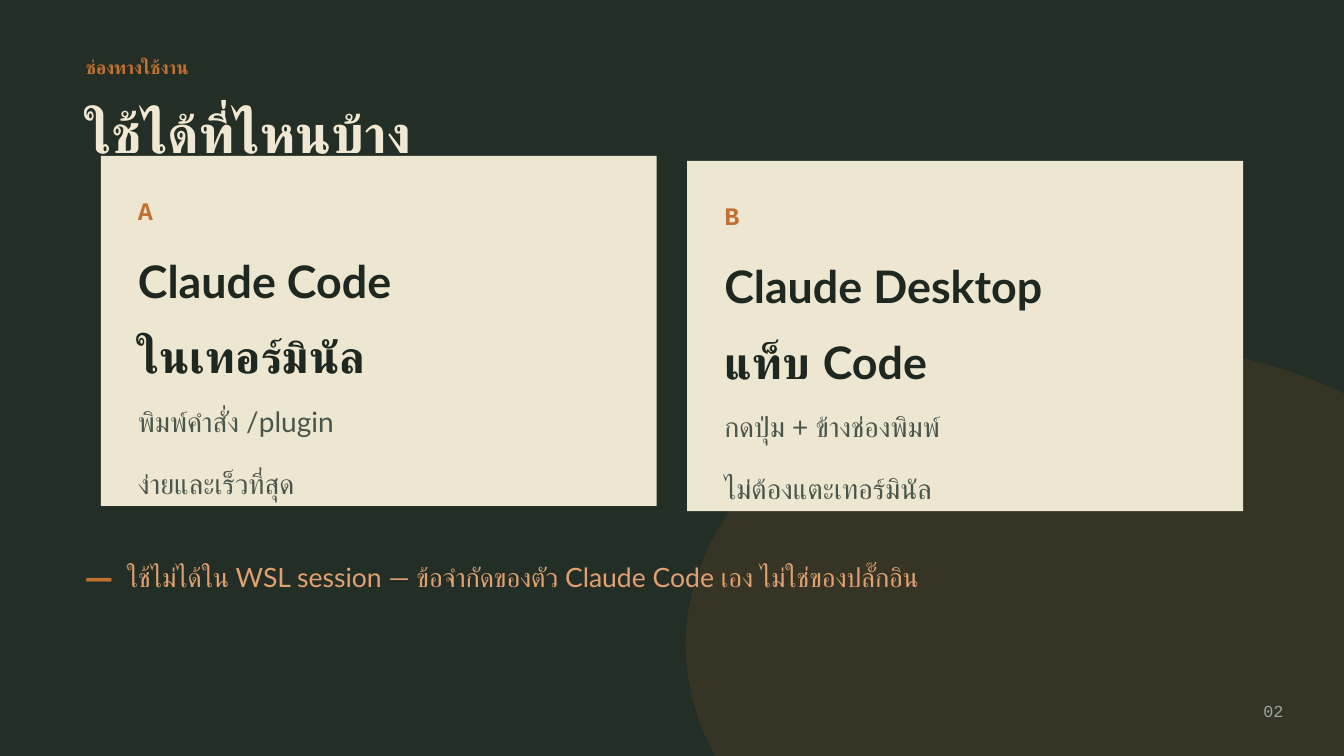
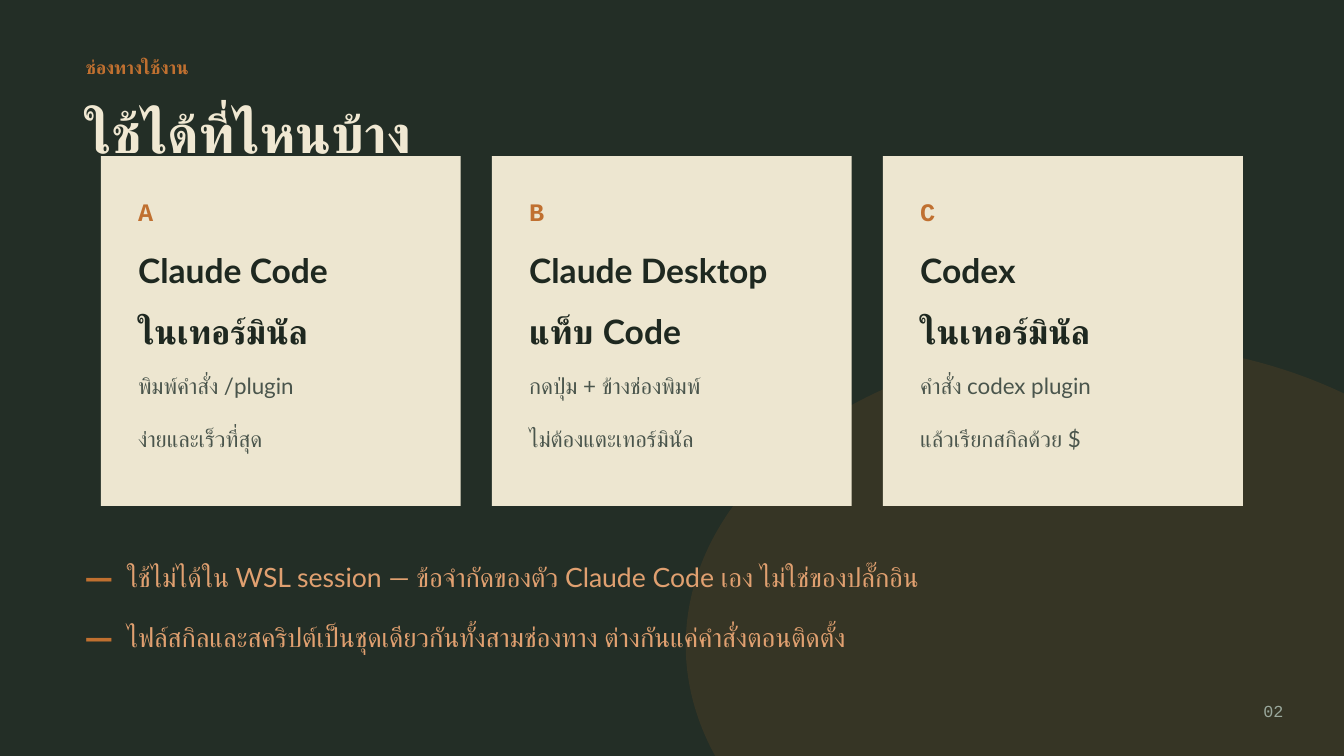
Before and after one commit to BoonchuTummeng/stock-deepdive, a slide deck: slide 3 of docs/stock-deepdive-guide.pptx. Drawn at 1344x756 pixels with LibreOffice and Linux fonts; fonts in the diff are those of the drawing. Boxes give left, top, right and bottom in pixels: in the first picture for what was removed or moved away, otherwise in the second. Text is boxed around its words. In the diff, an @@ line names an element or a change of style, - is before the commit and + after.

```diff
--- a/docs/stock-deepdive-guide.pptx
+++ b/docs/stock-deepdive-guide.pptx
@@ rectangle: place and size @@
-rectangle at [101, 156, 657, 506]
+rectangle at [101, 156, 461, 506]
@@ rectangle added at [492, 156, 852, 506], fill #EDE6D0 @@
@@ rectangle: place and size @@
-rectangle at [688, 161, 1244, 511]
+rectangle at [883, 156, 1243, 506]
@@ text "B": place and size @@
-text "B" at [724, 208, 1042, 500]
+text "B" at [529, 204, 768, 447]
@@ text added at [920, 204, 1091, 447], 16 pt, text #4A554C @@
+C
+Codex
+ในเทอร์มินัล
+คำสั่ง codex plugin
+แล้วเรียกสกิลด้วย $
@@ text at [138, 258, 328, 454]: size 32 to 24 pt in "Claude Code ในเทอร์มินัล"; size 20 to 16 pt in "พิมพ์คำสั่ง /plugin ง่ายและเร็วที่สุด" @@
@@ text at [529, 258, 768, 447]: size 32 to 24 pt in "Claude Desktop แท็บ Code"; size 20 to 16 pt in "กดปุ่ม + ข้างช่องพิมพ์ ไม่ต้องแตะเทอร์มินัล" @@
@@ text at [127, 626, 845, 654]: paragraph added @@
+— ไฟล์สกิลและสคริปต์เป็นชุดเดียวกันทั้งสามช่องทาง ต่างกันแค่คำสั่งตอนติดตั้ง
```
Also in this commit, not shown: 14 other slides changed, 2 slides added, 18 other files.
